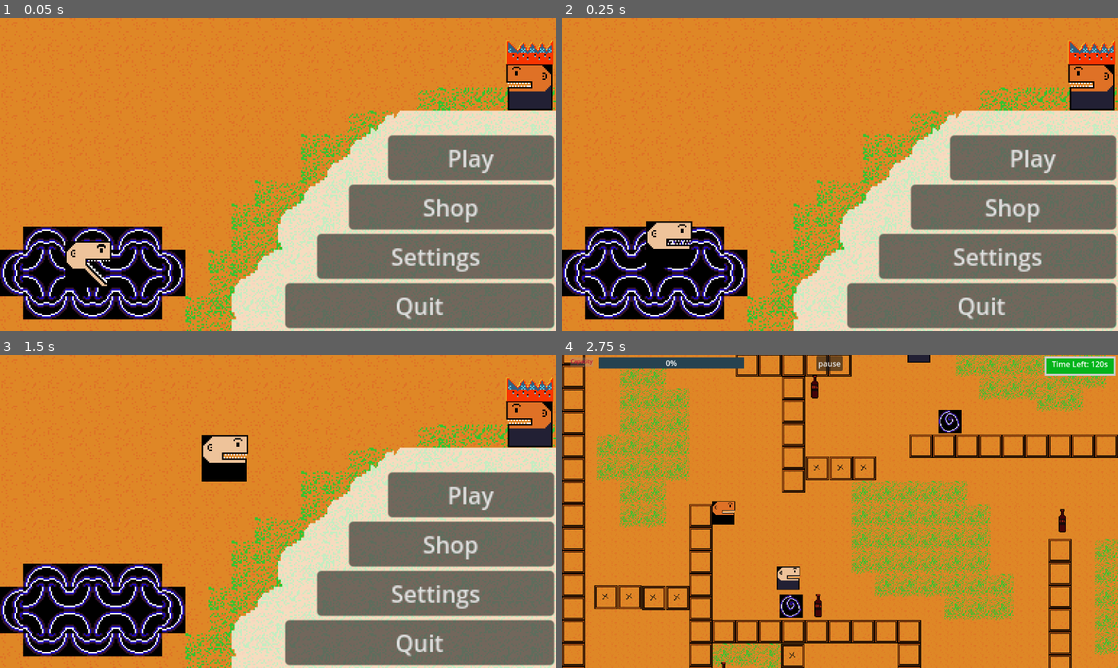
Above: before the commit, frames 1-4 (two rows, left to right).
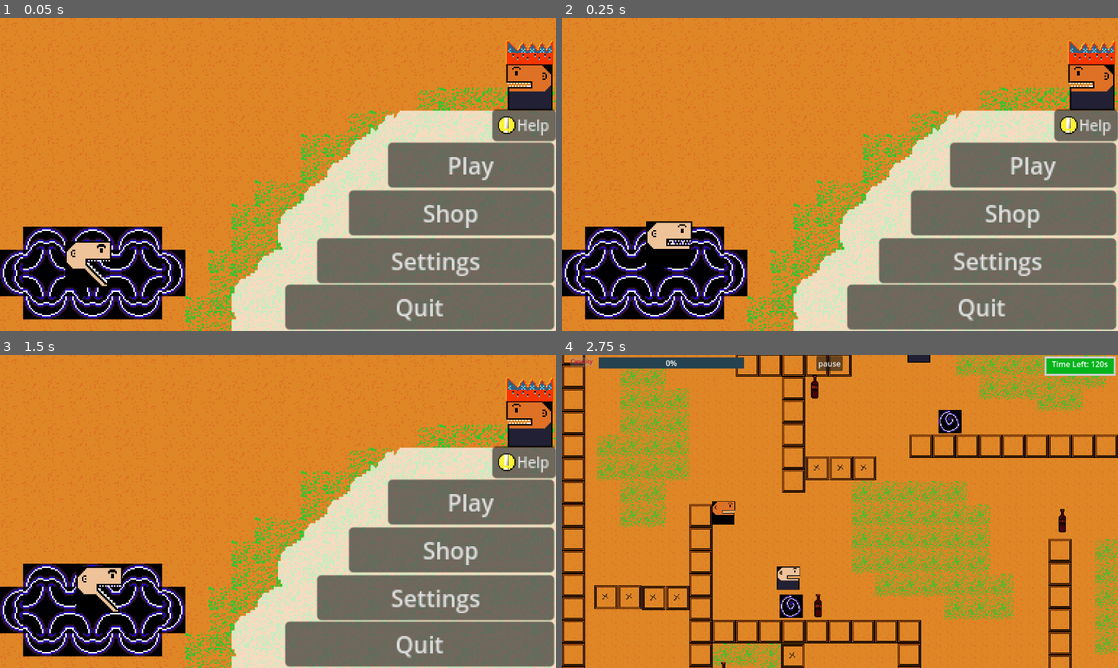
Above: after the commit, the same moments.

Repository: maltech0005-tech/Burper
Game: Godot game, scene res://scenes/main_menu.tscn
Two runs of this game, one before a commit and one after it. Both use one fixed random seed, a clock stepped at 60 frames per second and the inputs below.
Inputs (mouse positions are in pixels of both pictures, inside the frame that each line leads up to):
- Up to frame 1 (0.05 s): no input
- Up to frame 2 (0.25 s): no input
- Up to frame 3 (1.5 s): click (522, 461) at 0.5 s, where only the run after the commit has a clickable "Help"; click (44, 376) at 1.25 s, where only the run after the commit has a clickable "Back"
- Up to frame 4 (2.75 s): click "Play" at 2 s

The runs differ from the first frame. In frame 1, 6.6% of the frame differs, in the area x 51-100%, y 29-100%; in frame 2, 6.6%; in frame 3, 8.5%, in the area x 13-100%, y 25-100%; in frame 4, nothing differs.

Commit message:
created the help scene and the help icon.

Diff:
--- /dev/null
+++ b/scenes/help.tscn
@@ -0,0 +1,61 @@
+[gd_scene load_steps=5 format=3 uid="uid://dtbf06rx337xc"]
+
+[ext_resource type="Script" uid="uid://big411yr8ajac" path="res://script/help.gd" id="1_chmrd"]
+[ext_resource type="Texture2D" uid="uid://v4q2bek5f8e5" path="res://assets/bg.png" id="1_ci552"]
+[ext_resource type="Texture2D" uid="uid://cq74cvh8njfks" path="res://assets/exit.png" id="2_50phg"]
+
+[sub_resource type="StyleBoxFlat" id="StyleBoxFlat_50phg"]
+bg_color = Color(0.21, 0.11129999, 0.11129999, 0.93333334)
+border_width_left = 2
+border_width_top = 2
+border_width_right = 2
+border_width_bottom = 2
+border_color = Color(0, 0, 0, 1)
+corner_radius_top_left = 10
+corner_radius_top_right = 2
+
+[node name="Help" type="Node2D"]
+script = ExtResource("1_chmrd")
+
+[node name="Sprite2D" type="Sprite2D" parent="."]
+position = Vector2(192, 107.50001)
+scale = Vector2(12, 6.7187505)
+texture = ExtResource("1_ci552")
+
+[node name="Camera2D" type="Camera2D" parent="."]
+zoom = Vector2(3, 3)
+limit_left = 0
+limit_top = 0
+limit_right = 9999902
+limit_bottom = 9999964
+
+[node name="RichTextLabel" type="RichTextLabel" parent="."]
+offset_left = 23.0
+offset_top = 36.0
+offset_right = 346.0
+offset_bottom = 206.0
+theme_override_styles/normal = SubResource("StyleBoxFlat_50phg")
+bbcode_enabled = true
+text = "[u][b]how to play[/b][/u]
+[ul]To move[/ul]
+      -use the WASD or Arrow Keys
+
+[ul]To pause[/ul]
+	  -click the spacebar
+	  -or use the pause button on screen
+
+[ul]To restart[/ul]
+	  -click the \"R\" key
+	  -or use the pause menu
+
+[ul]Open help page in game[/ul]
+	  -pause the game and click the help
+	   button"
+
+[node name="back" type="Button" parent="."]
+offset_right = 8.0
+offset_bottom = 8.0
+text = "Back"
+icon = ExtResource("2_50phg")
+
+[connection signal="pressed" from="back" to="." method="_on_back_pressed"]
--- a/scenes/main_menu.tscn
+++ b/scenes/main_menu.tscn
@@ -1,11 +1,13 @@
-[gd_scene load_steps=41 format=4 uid="uid://co6djgx6rrq4p"]
+[gd_scene load_steps=43 format=4 uid="uid://co6djgx6rrq4p"]
 
 [ext_resource type="Texture2D" uid="uid://ccliveox0nqo4" path="res://assets/BurperSpriteSheet.png" id="1_ekxnf"]
 [ext_resource type="Texture2D" uid="uid://cdcigcne2u1x7" path="res://assets/BurpMeter.png" id="2_bqqt6"]
+[ext_resource type="Texture2D" uid="uid://csectinmqioga" path="res://assets/help_icon.png" id="3_bqqt6"]
 
 [sub_resource type="GDScript" id="GDScript_bqqt6"]
 resource_name = "main_menu"
 script/source = "extends Node2D
+@onready var help_hover: Label = $help_hover
 
 # Called when the node enters the scene tree for the first time.
 func _ready() -> void:
@@ -27,6 +29,15 @@
 
 func _on_quit_pressed() -> void:
 	get_tree().quit()
+
+func _on_help_mouse_entered() -> void:
+	help_hover.visible=true
+
+func _on_help_mouse_exited() -> void:
+	help_hover.visible=false
+
+func _on_help_pressed() -> void:
+	get_tree().change_scene_to_file('res://scenes/help.tscn')
 "
 
 [sub_resource type="TileSetAtlasSource" id="TileSetAtlasSource_wu84c"]
@@ -1988,6 +1999,9 @@
 [sub_resource type="CircleShape2D" id="CircleShape2D_bqqt6"]
 radius = 30.17549
 
+[sub_resource type="StyleBoxFlat" id="StyleBoxFlat_bqqt6"]
+bg_color = Color(0.04, 0.025840001, 0.0164, 0.7529412)
+
 [node name="main_menu" type="Node2D"]
 script = SubResource("GDScript_bqqt6")
 
@@ -2017,30 +2031,30 @@
 
 [node name="play" type="Button" parent="."]
 offset_left = 268.0
-offset_top = 81.30594
+offset_top = 86.30594
 offset_right = 382.75058
-offset_bottom = 112.30594
+offset_bottom = 117.30594
 text = "Play"
 
 [node name="shop" type="Button" parent="."]
 offset_left = 241.0
-offset_top = 115.30594
+offset_top = 119.30594
 offset_right = 382.75058
-offset_bottom = 146.30594
+offset_bottom = 150.30594
 text = "Shop"
 
 [node name="settings" type="Button" parent="."]
 offset_left = 219.0
-offset_top = 149.30594
+offset_top = 152.30594
 offset_right = 382.75058
-offset_bottom = 180.30594
+offset_bottom = 183.30594
 text = "Settings"
 
 [node name="Quit" type="Button" parent="."]
 offset_left = 197.0
-offset_top = 183.30594
+offset_top = 184.30594
 offset_right = 382.75058
-offset_bottom = 214.30594
+offset_bottom = 215.30594
 text = "Quit"
 
 [node name="player" type="CharacterBody2D" parent="."]
@@ -2092,6 +2106,30 @@
 
 [node name="CollisionShape2D" type="CollisionShape2D" parent="enemy/Area2D"]
 shape = SubResource("CircleShape2D_bqqt6")
+
+[node name="help" type="Button" parent="."]
+offset_left = 340.0
+offset_top = 63.0
+offset_right = 384.0
+offset_bottom = 85.0
+theme_override_constants/h_separation = 1
+theme_override_font_sizes/font_size = 10
+text = "Help"
+icon = ExtResource("3_bqqt6")
+expand_icon = true
+
+[node name="help_hover" type="Label" parent="."]
+visible = false
+offset_left = 283.0
+offset_top = 84.0
+offset_right = 384.0
+offset_bottom = 138.0
+theme_override_colors/font_color = Color(0.9843137, 0.9490196, 0.21176471, 1)
+theme_override_colors/font_shadow_color = Color(0, 0, 0, 0.74509805)
+theme_override_font_sizes/font_size = 10
+theme_override_styles/normal = SubResource("StyleBoxFlat_bqqt6")
+text = "Click to learn how to play and navigate through the game"
+autowrap_mode = 2
 
 [connection signal="pressed" from="play" to="." method="_on_play_pressed"]
 [connection signal="pressed" from="shop" to="." method="_on_shop_pressed"]
@@ -2101,3 +2139,6 @@
 [connection signal="body_exited" from="player/Area2D" to="player" method="_on_area_2d_body_exited"]
 [connection signal="timeout" from="player/btime" to="player" method="_on_btime_timeout"]
 [connection signal="body_entered" from="enemy/Area2D" to="enemy" method="_on_area_2d_body_entered"]
+[connection signal="mouse_entered" from="help" to="." method="_on_help_mouse_entered"]
+[connection signal="mouse_exited" from="help" to="." method="_on_help_mouse_exited"]
+[connection signal="pressed" from="help" to="." method="_on_help_pressed"]
--- /dev/null
+++ b/script/help.gd
@@ -0,0 +1,14 @@
+extends Node2D
+
+
+# Called when the node enters the scene tree for the first time.
+func _ready() -> void:
+	pass # Replace with function body.
+
+
+# Called every frame. 'delta' is the elapsed time since the previous frame.
+func _process(delta: float) -> void:
+	pass
+
+func _on_back_pressed() -> void:
+	get_tree().change_scene_to_file('res://scenes/main_menu.tscn')
Binary file added: assets/help_icon.png
Not shown, added: assets/help_icon.png.import
Not shown, added: script/help.gd.uid
